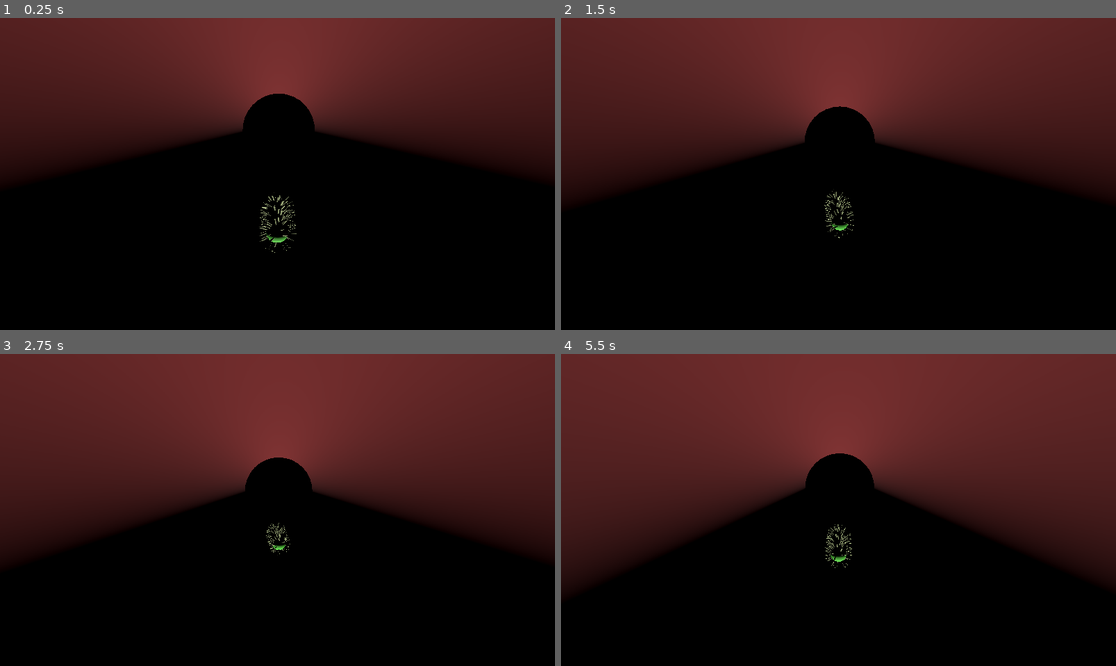
Above: before the commit, frames 1-4 (two rows, left to right).
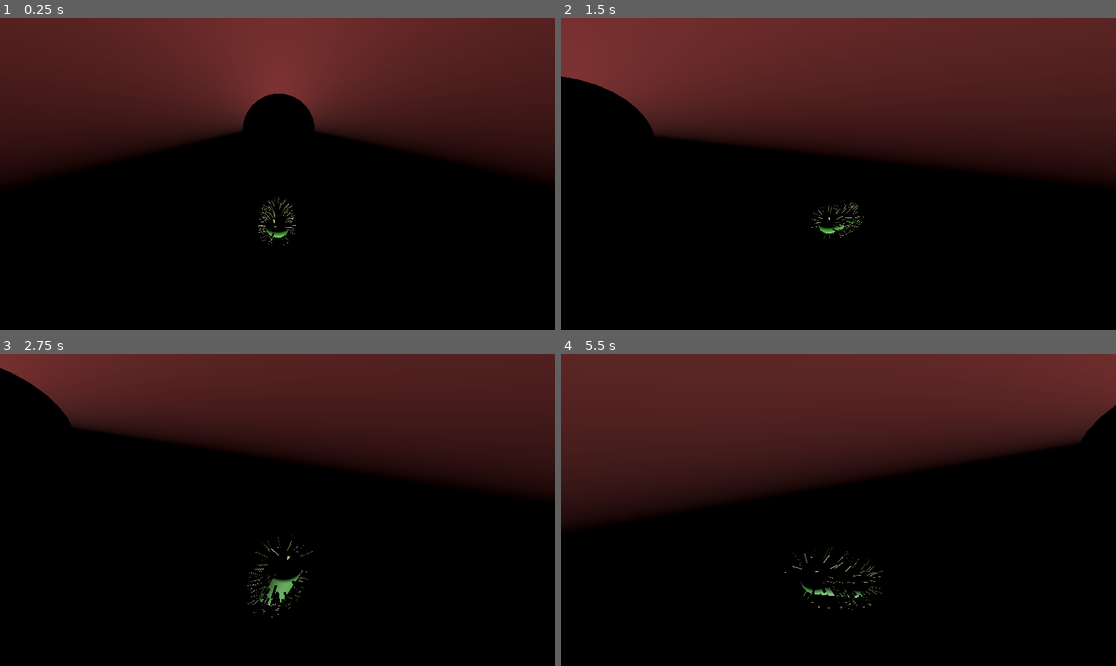
Above: after the commit, the same moments.

Repository: NR5P/bio-mission
Game: Godot game, scene res://main.tscn
The game is run twice, just before and just after one commit, with the same random seed, the same clock (stepped at 60 frames per second) and the same inputs.
Inputs:
- Up to frame 1 (0.25 s): no input
- Up to frame 2 (1.5 s): hold D 0.53-1.28 s; hold J 0.53-1.28 s; tap Space at 0.77 s; tap L at 0.8, 1.35 s; hold Down from 1.28 s (still down)
- Up to frame 3 (2.75 s): tap Space at 1.52 s; tap I at 1.55 s; release Down at 2.03 s; hold D from 2.03 s (still down); hold I from 2.03 s (still down); tap K at 2.3 s
- Up to frame 4 (5.5 s): release D at 2.78 s; release I at 2.78 s; hold Up 2.78-3.53 s; tap K at 2.85, 5.3 s; tap Space at 3.02, 3.77, 4.52 s; tap J at 3.05 s; hold J 3.53-4.28 s; hold A 3.53-5.03 s; tap L at 3.8, 4.35 s; tap I at 4.55 s; hold Down from 5.03 s (still down); hold I from 5.03 s (still down)

The runs differ from the first frame. In frame 1, 0.3% of the frame differs, in the area x 46-54%, y 55-76%; in frame 2, 15%; in frame 3, 40%, in the area x 0-100%, y 0-85%; in frame 4, 32%.

Commit message:
getting the turning working

Diff:
--- a/bacteria.gd
+++ b/bacteria.gd
@@ -1,64 +1,71 @@
 extends CharacterBody3D
 
-@export var max_speed: float = 7.0
-@export var accel: float = 10.0
-@export var drag: float = 3.0
+@export var max_speed: float = 10.0
+@export var accel: float = 8.0
+@export var drag: float = 2.0
 
-@export var vertical_max_speed: float = 5.0
+@export var yaw_speed_deg: float = 120.0
+@export var pitch_speed_deg: float = 90.0
+@export var turn_smooth: float = 10.0
+@export var pitch_limit_deg: float = 75.0
+
+@export var vertical_max_speed: float = 6.0
 @export var vertical_accel: float = 10.0
 @export var vertical_drag: float = 3.0
 
-@export var turn_speed_deg: float = 140.0
-@export var turn_smooth: float = 7.0
+var yaw_in: float = 0.0
+var pitch_in: float = 0.0
 
-# How much you can "bend" your path while gliding
-@export var glide_turn_strength: float = 1.0  # 0 = no glide steering, 1 = full
+var yaw_deg: float = 0.0
+var pitch_deg: float = 0.0
 
-var turn_input: float = 0.0
+func _ready() -> void:
+	# Start from current orientation (so it doesn't snap)
+	yaw_deg = rotation_degrees.y
+	pitch_deg = rotation_degrees.x
+	# IMPORTANT: keep roll zero
+	rotation_degrees.z = 0.0
 
 func _physics_process(delta: float) -> void:
-	var target_turn: float = float(Input.is_key_pressed(KEY_D)) - float(Input.is_key_pressed(KEY_A))
+	# Inputs
+	var yaw_target: float = float(Input.is_key_pressed(KEY_D)) - float(Input.is_key_pressed(KEY_A))
+	# UP = nose down, DOWN = nose up (your request)
+	var pitch_target: float = float(Input.is_key_pressed(KEY_DOWN)) - float(Input.is_key_pressed(KEY_UP))
 	var throttle: float = float(Input.is_key_pressed(KEY_W)) - float(Input.is_key_pressed(KEY_S))
 	var updown: float = float(Input.is_key_pressed(KEY_SPACE)) - float(Input.is_key_pressed(KEY_SHIFT))
 
-	# Smooth turning input
-	turn_input = lerp(turn_input, target_turn, 1.0 - exp(-turn_smooth * delta))
+	# Smooth inputs
+	yaw_in = lerp(yaw_in, yaw_target, 1.0 - exp(-turn_smooth * delta))
+	pitch_in = lerp(pitch_in, pitch_target, 1.0 - exp(-turn_smooth * delta))
 
-	# Current horizontal velocity
-	var hvel: Vector3 = Vector3(velocity.x, 0.0, velocity.z)
-	var hspeed: float = hvel.length()
-	var speed01: float = clamp(hspeed / max_speed, 0.0, 1.0)
+	# Integrate yaw/pitch ourselves (no Euler weirdness)
+	yaw_deg += yaw_speed_deg * yaw_in * delta
+	pitch_deg += pitch_speed_deg * pitch_in * delta
+	pitch_deg = clamp(pitch_deg, -pitch_limit_deg, pitch_limit_deg)
 
-	# Turn rate (optionally reduce turning when almost stopped)
-	var turn_rate: float = deg_to_rad(turn_speed_deg) * turn_input
-	var turn_scale: float = 0.15 + 0.85 * speed01  # less spin-in-place
-	var turn_ang: float = turn_rate * turn_scale * delta
+	# Build basis from yaw then pitch (roll forced to 0)
+	var yaw_rad: float = deg_to_rad(yaw_deg)
+	var pitch_rad: float = deg_to_rad(pitch_deg)
 
-	# 1) Rotate the current velocity vector to "curve" naturally (bacteria swim feel)
-	if hspeed > 0.01 and abs(turn_ang) > 0.00001 and glide_turn_strength > 0.0:
-		var rot := Basis(Vector3.UP, turn_ang * glide_turn_strength)
-		hvel = rot * hvel
+	var b := Basis(Vector3.UP, yaw_rad) * Basis(Vector3.RIGHT, pitch_rad)
 
-	# 2) Apply forward/back acceleration along facing direction
-	rotation.y += turn_ang  # visuals follow the turn (yaw only)
+	# Apply to this body
+	var gt := global_transform
+	gt.basis = b
+	global_transform = gt
 
+	# Forward in the direction you're pointing
 	var forward: Vector3 = -global_transform.basis.z
-	forward.y = 0.0
-	forward = forward.normalized()
+	var desired_h: Vector3 = forward * (throttle * max_speed)
 
-	var desired_hvel: Vector3 = forward * (throttle * max_speed)
-
-	var a: float = accel if abs(throttle) > 0.001 else drag
-	hvel = hvel.lerp(desired_hvel, 1.0 - exp(-a * delta))
-
-	# Clamp horizontal speed
-	if hvel.length() > max_speed:
-		hvel = hvel.normalized() * max_speed
-
+	# Horizontal smoothing
+	var a_h: float = accel if abs(throttle) > 0.001 else drag
+	var hvel := Vector3(velocity.x, 0.0, velocity.z)
+	hvel = hvel.lerp(Vector3(desired_h.x, 0.0, desired_h.z), 1.0 - exp(-a_h * delta))
 	velocity.x = hvel.x
 	velocity.z = hvel.z
 
-	# Vertical floaty motion
+	# Vertical thrust (world up)
 	var desired_v: float = updown * vertical_max_speed
 	var a_v: float = vertical_accel if abs(updown) > 0.001 else vertical_drag
 	velocity.y = lerp(velocity.y, desired_v, 1.0 - exp(-a_v * delta))
--- a/camera_rig.gd
+++ b/camera_rig.gd
@@ -1,34 +1,34 @@
 extends Node3D
 
-@export var distance := 8.0
-@export var min_distance := 4.0
-@export var max_distance := 14.0
-@export var height := 4.0
+@export var distance: float = 8.0
+@export var min_distance: float = 4.0
+@export var max_distance: float = 14.0
+@export var height: float = 4.0
 
-@export var yaw_speed := 90.0
-@export var zoom_speed := 10.0
+@export var yaw_speed: float = 90.0
+@export var zoom_speed: float = 10.0
 
 @onready var cam: Camera3D = $Camera3D
 
-var yaw_deg := 0.0
+var yaw_deg: float = 0.0
 
 func _ready() -> void:
 	cam.make_current()
 
 func _process(delta: float) -> void:
-	# Arrow keys: orbit + zoom
-	if Input.is_key_pressed(KEY_LEFT):
+	# J/L orbit camera
+	if Input.is_key_pressed(KEY_J):
 		yaw_deg -= yaw_speed * delta
-	if Input.is_key_pressed(KEY_RIGHT):
+	if Input.is_key_pressed(KEY_L):
 		yaw_deg += yaw_speed * delta
 
-	if Input.is_key_pressed(KEY_UP):
+	# I/K zoom camera
+	if Input.is_key_pressed(KEY_I):
 		distance -= zoom_speed * delta
-	if Input.is_key_pressed(KEY_DOWN):
+	if Input.is_key_pressed(KEY_K):
 		distance += zoom_speed * delta
 
 	distance = clamp(distance, min_distance, max_distance)
-
 	_update_camera_world()
 
 func _update_camera_world() -> void:
@@ -39,13 +39,9 @@
 	var target_pos := target.global_position
 	var focus_pos := target_pos + Vector3(0, height * 0.5, 0)
 
-	# Orbit offset in world space (yaw around Y axis)
 	var yaw_rad := deg_to_rad(yaw_deg)
-	var offset := Vector3(sin(yaw_rad), 0, cos(yaw_rad)) * distance
+	var offset := Vector3(sin(yaw_rad), 0.0, cos(yaw_rad)) * distance
 	offset.y = height
 
-	# Place camera in world space
 	cam.global_position = target_pos + offset
-
-	# Aim at bacteria in world space
 	cam.look_at(focus_pos, Vector3.UP)
--- a/main.tscn
+++ b/main.tscn
@@ -25,7 +25,7 @@
 transform = Transform3D(1, 0, 0, 0, 0.8660254, 0.5, 0, -0.5, 0.8660254, 0, 10, 15)
 
 [node name="Bacteria" parent="." instance=ExtResource("1_ig7tw")]
-transform = Transform3D(0.92488486, -0.38024727, 0, 0.14779212, 0.35947844, 0.92137545, -0.3503505, -0.8521662, 0.38867372, -0.6902218, 6.7926865, -0.7566331)
+transform = Transform3D(0.99999994, 0, 0, 0, 0.99999994, 0, 0, 0, 1, -0.6902218, 6.7926865, -0.7566331)
 
 [node name="VesselVisual" type="MeshInstance3D" parent="."]
 transform = Transform3D(1, 0, 0, 0, 1, 0, 0, 0, 1, 0.0030879974, 0.034828186, 9.5215194e-07)
